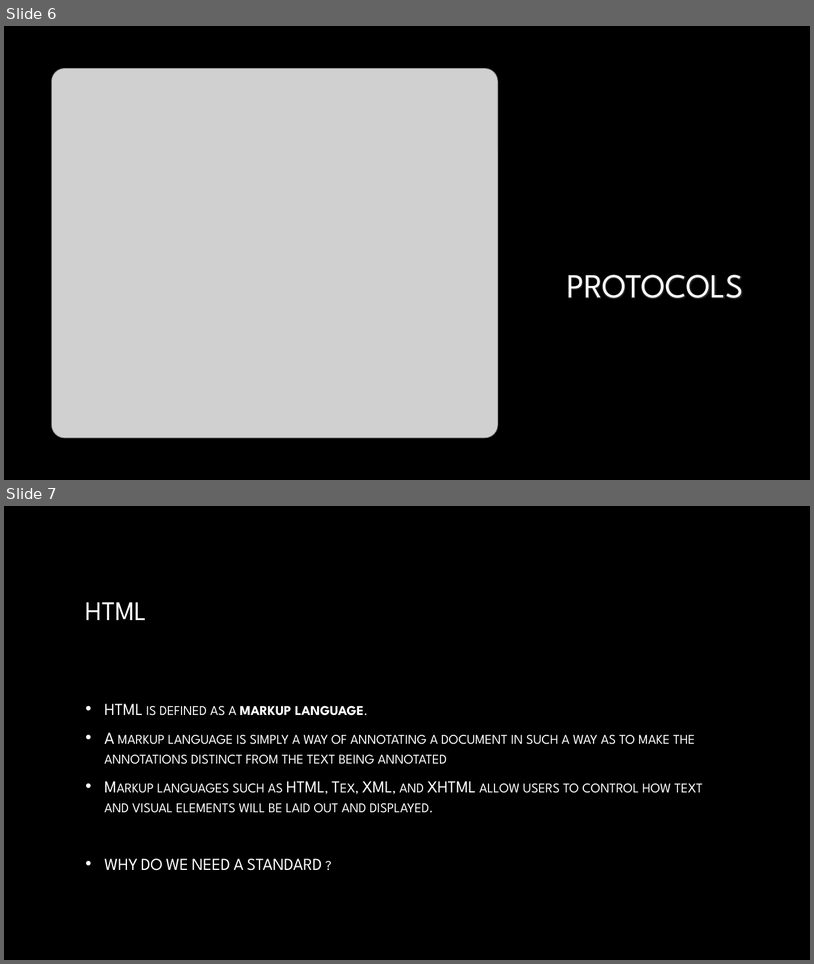
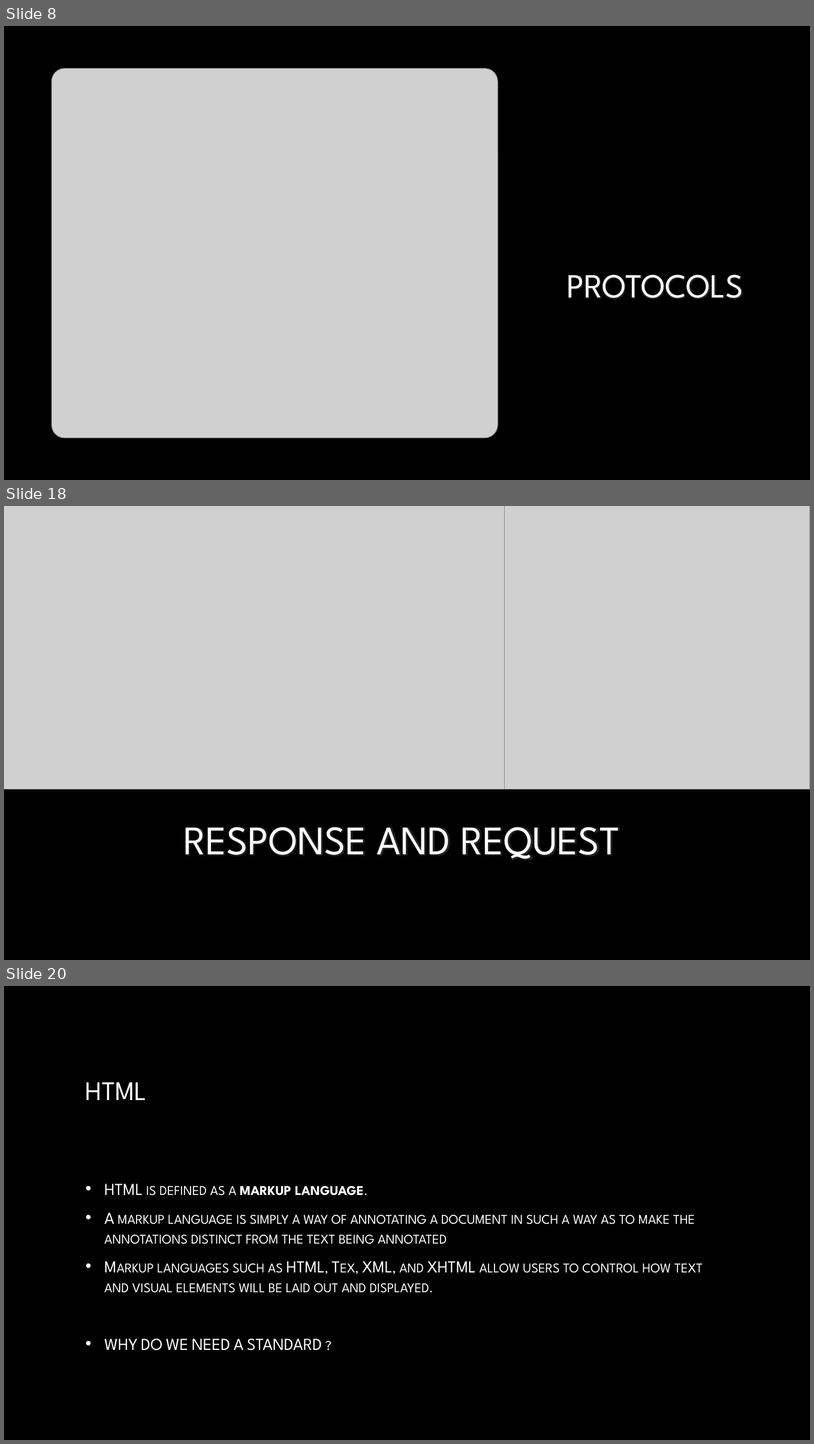
Before and after one commit to saahithhegde/webapplication, a slide deck: web_application_programming.pptx. Shown one above the other, each under a label of ours: slides 6 and 7 before the commit, slides 8, 18 and 20 after it; the slides between them are not shown. The pictures are 814x964 and 814x1444 pixels, drawn with LibreOffice and Linux fonts; fonts in the diff are those of the drawing; grey boxes stand for pictures; background and template pictures are left out. Boxes give left, top, right and bottom in pixels: in the first picture for what was removed or moved away, otherwise in the second. Text is boxed around its words. In the diff, an @@ line names an element or a change of style, - is before the commit and + after.

```diff
--- a/web_application_programming.pptx
+++ b/web_application_programming.pptx
@@ slide 18 added at [4, 506, 810, 960], background picture (left out) @@
@@ picture added at [4, 506, 505, 789] @@
@@ picture added at [505, 506, 810, 789] @@
@@ title added at [183, 826, 620, 859], 48 pt, text gradient #FFFFFF to #A6A6A6 @@
+RESPONSE AND REQUEST
@@ what was slide 6 is now slide 8 @@
@@ what was slide 7 is now slide 20 @@
```
Also in this commit, not shown: 4 slides changed, 12 other slides added.
